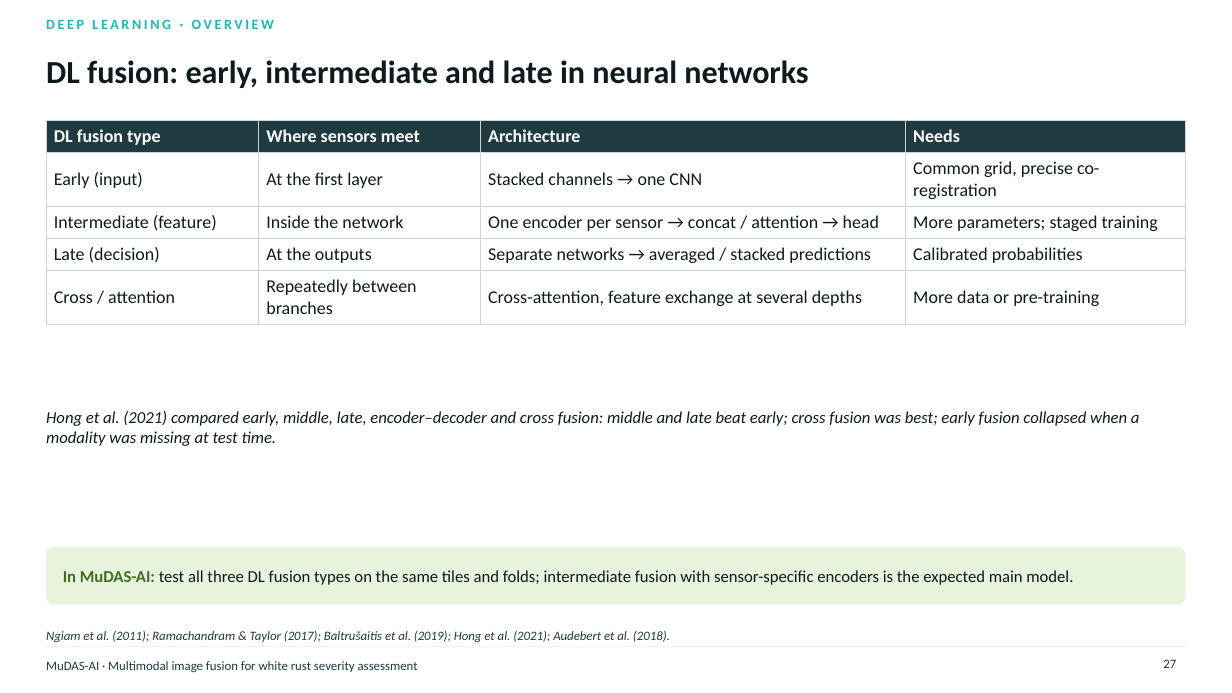
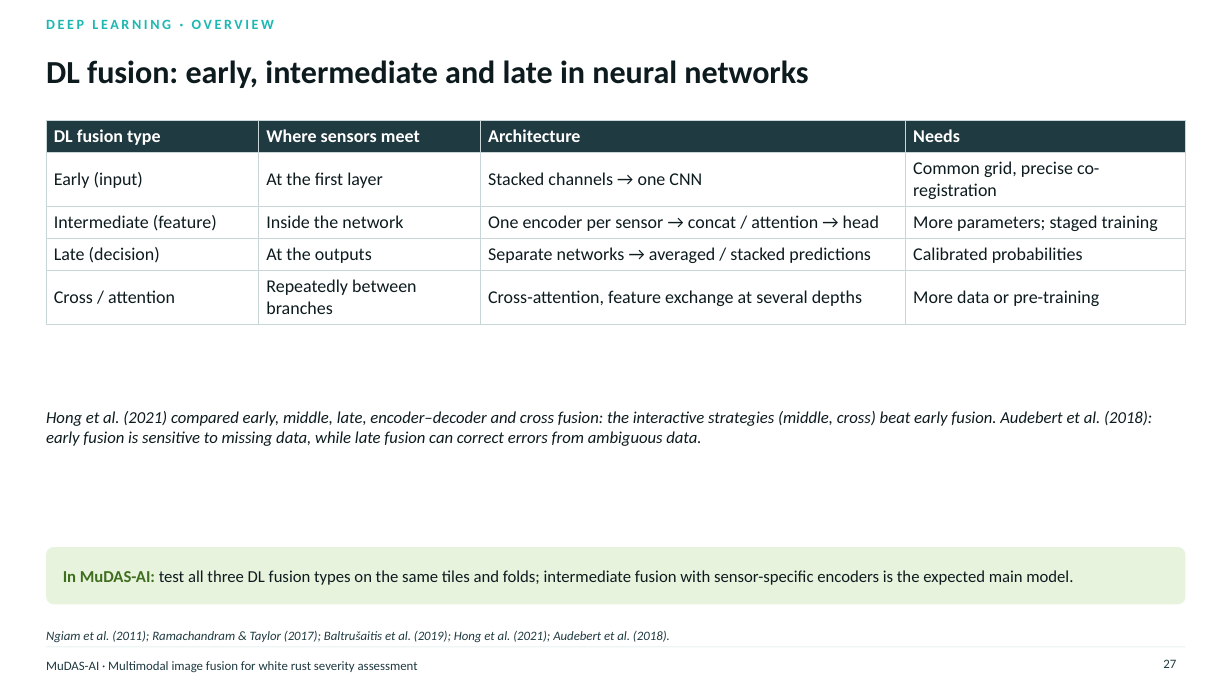
Before and after one commit to animesh270799-ctrl/meta, a slide deck: slide 27 of MuDAS-AI_Multimodal_Fusion_50slides.pptx. Drawn at 1232x693 pixels with LibreOffice and Linux fonts; fonts in the diff are those of the drawing. Boxes give left, top, right and bottom in pixels: in the first picture for what was removed or moved away, otherwise in the second. Text is boxed around its words. In the diff, an @@ line names an element or a change of style, - is before the commit and + after.

```diff
--- a/MuDAS-AI_Multimodal_Fusion_50slides.pptx
+++ b/MuDAS-AI_Multimodal_Fusion_50slides.pptx
@@ text at (46, 411, 1152, 446): text changed @@
-Hong et al. (2021) compared early, middle, late, encoder–decoder and cross fusion: middle and late beat early; cross fusion was best; early fusion collapsed when a modality was missing at test time.
+Hong et al. (2021) compared early, middle, late, encoder–decoder and cross fusion: the interactive strategies (middle, cross) beat early fusion. Audebert et al. (2018): early fusion is sensitive to missing data, while late fusion can correct errors from ambiguous data.
```
Also in this commit, not shown: 1 other file.
